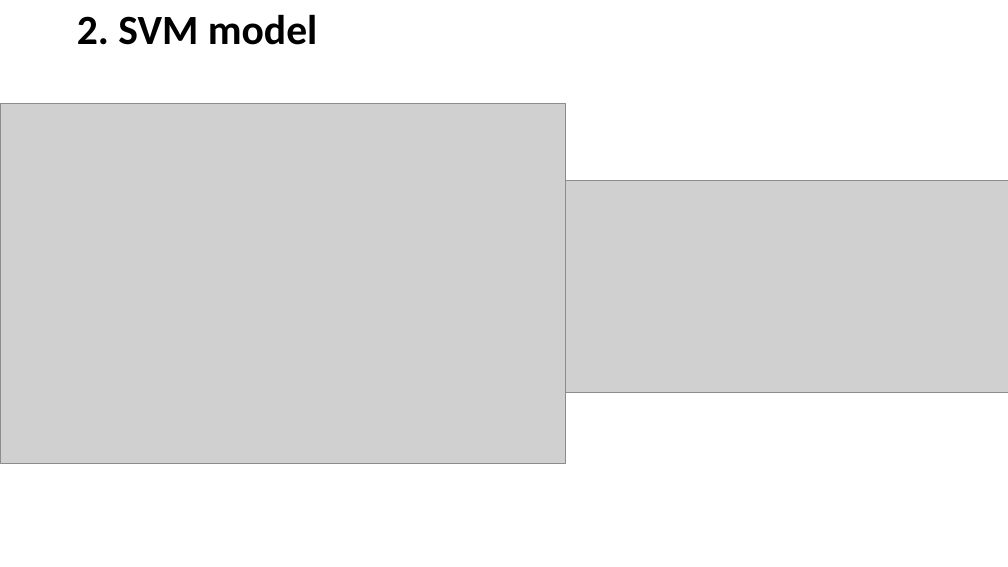
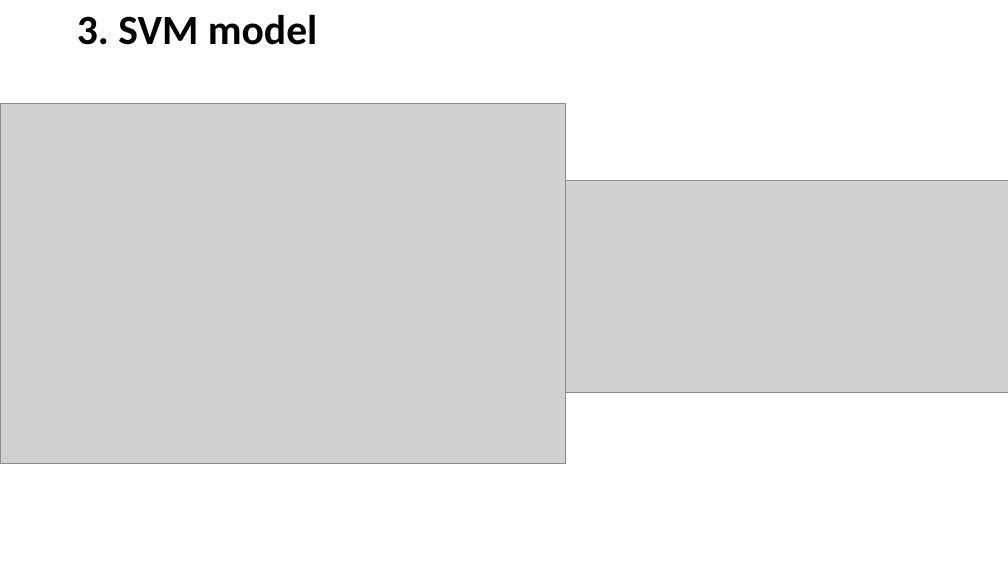
Before and after one commit to Rena-zhou/IFN702, a slide deck: slide 36 of Project presentation (presentation)- zhiying.pptx (slide 30 before the commit). Drawn at 1008x567 pixels with LibreOffice and Linux fonts; fonts in the diff are those of the drawing; grey boxes stand for pictures. Boxes give left, top, right and bottom in pixels: in the first picture for what was removed or moved away, otherwise in the second. Text is boxed around its words. In the diff, an @@ line names an element or a change of style, - is before the commit and + after.

```diff
--- a/Project presentation (presentation)- zhiying.pptx
+++ b/Project presentation (presentation)- zhiying.pptx
@@ title at bbox=[77, 14, 318, 45]: text changed @@
-2. SVM model
+3. SVM model
```
Also in this commit, not shown: 9 other slides changed, 9 slides added, 2 slides removed.
